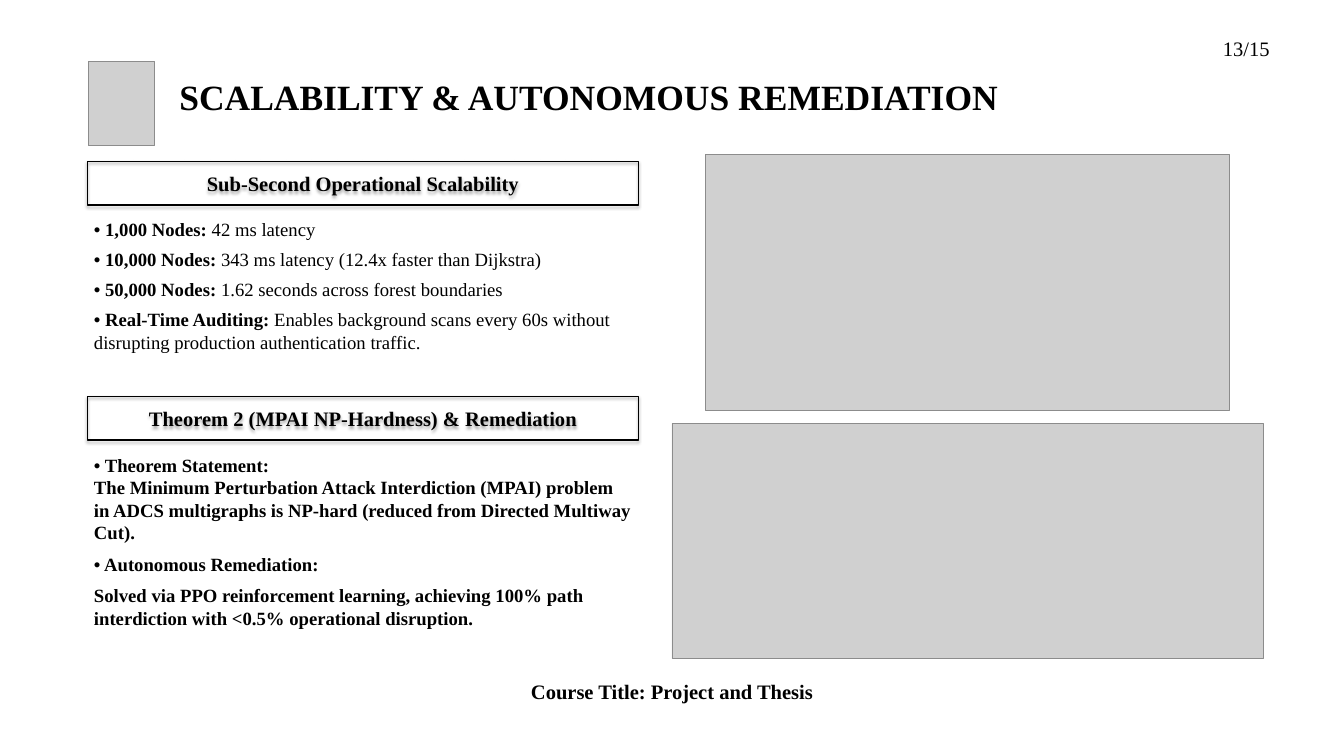
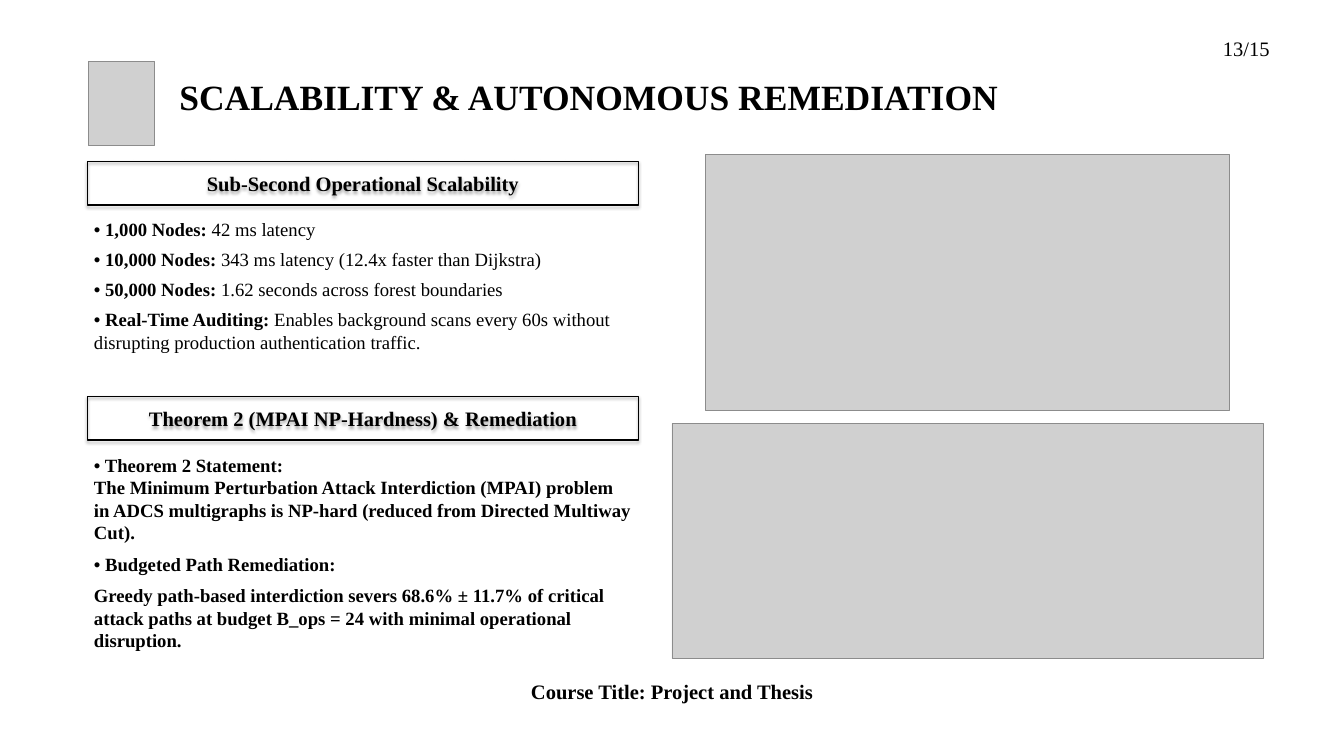
Before and after one commit to hasanshahriar32/GOAD, a slide deck: slide 13 of thesis_paper/certgraph_thesis_defense.pptx. Drawn at 1344x756 pixels with LibreOffice and Linux fonts; fonts in the diff are those of the drawing; grey boxes stand for pictures; background and template pictures are left out. Boxes give left, top, right and bottom in pixels: in the first picture for what was removed or moved away, otherwise in the second. Text is boxed around its words. In the diff, an @@ line names an element or a change of style, - is before the commit and + after.

```diff
--- a/thesis_paper/certgraph_thesis_defense.pptx
+++ b/thesis_paper/certgraph_thesis_defense.pptx
@@ text at box(94, 459, 631, 651): text changed @@
-• Theorem Statement:
-The Minimum Perturbation Attack Interdiction (MPAI) problem in ADCS multigraphs is NP-hard (reduced from Directed Multiway Cut).
-• Autonomous Remediation:
-Solved via PPO reinforcement learning, achieving 100% path interdiction with <0.5% operational disruption.
+• Theorem 2 Statement:
+The Minimum Perturbation Attack Interdiction (MPAI) problem in ADCS multigraphs is NP-hard (reduced from Directed Multiway Cut).
+• Budgeted Path Remediation:
+Greedy path-based interdiction severs 68.6% ± 11.7% of critical attack paths at budget B_ops = 24 with minimal operational disruption.
```
Also in this commit, not shown: 5 other slides changed, 3 other files.
